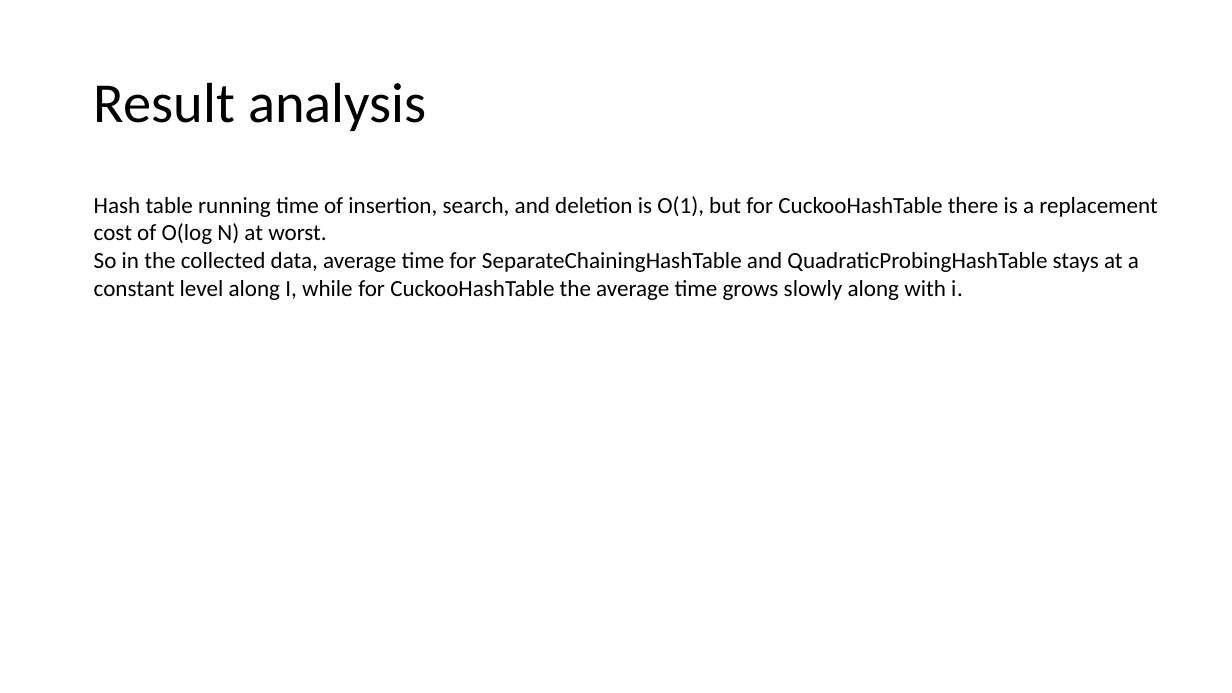
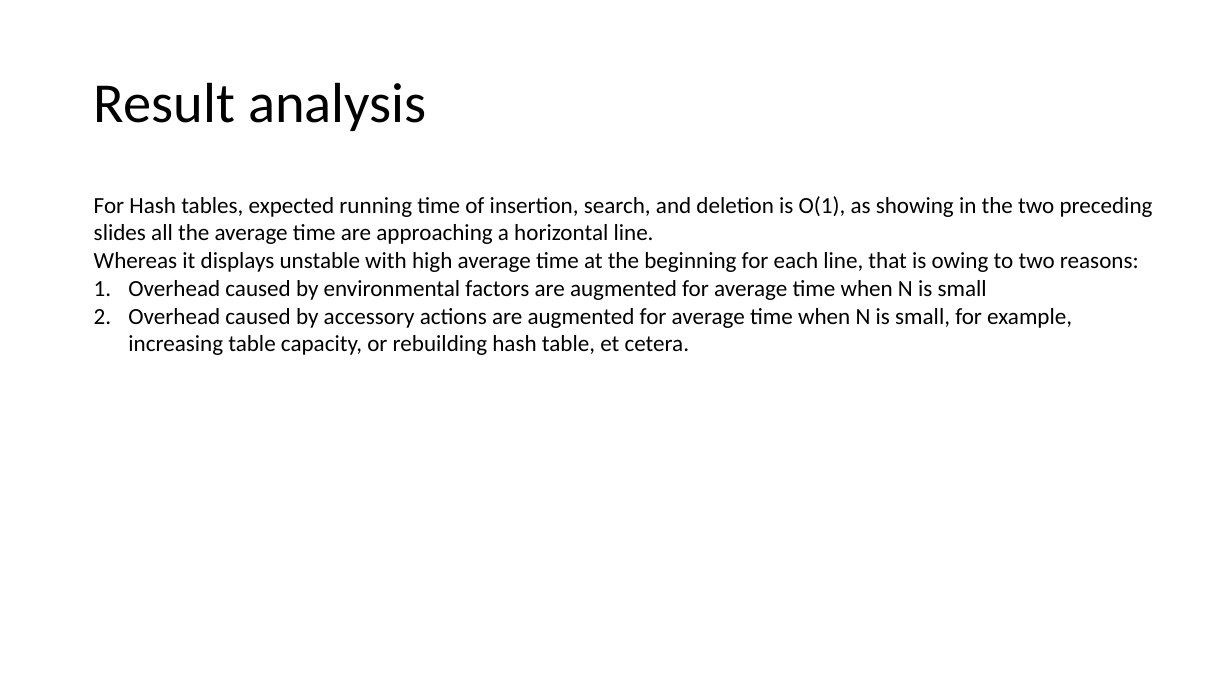
Before and after one commit to fanchuanster/uwinds, a slide deck: slide 5 of docs/8547Saini/assignments/assignment1.pptx (slide 7 before the commit). Drawn at 1232x693 pixels with LibreOffice and Linux fonts; fonts in the diff are those of the drawing. Boxes give left, top, right and bottom in pixels: in the first picture for what was removed or moved away, otherwise in the second. Text is boxed around its words. In the diff, an @@ line names an element or a change of style, - is before the commit and + after.

```diff
--- a/docs/8547Saini/assignments/assignment1.pptx
+++ b/docs/8547Saini/assignments/assignment1.pptx
@@ text at (94, 196, 1153, 355): text changed @@
-Hash table running time of insertion, search, and deletion is O(1), but for CuckooHashTable there is a replacement cost of O(log N) at worst.
-So in the collected data, average time for SeparateChainingHashTable and QuadraticProbingHashTable stays at a constant level along I, while for CuckooHashTable the average time grows slowly along with i.
+For Hash tables, expected running time of insertion, search, and deletion is O(1), as showing in the two preceding slides all the average time are approaching a horizontal line.
+Whereas it displays unstable with high average time at the beginning for each line, that is owing to two reasons:
+1. Overhead caused by environmental factors are augmented for average time when N is small
+2. Overhead caused by accessory actions are augmented for average time when N is small, for example, increasing table capacity, or rebuilding hash table, et cetera.
```
Also in this commit, not shown: 9 slides added, 5 slides removed, 4 other files.
